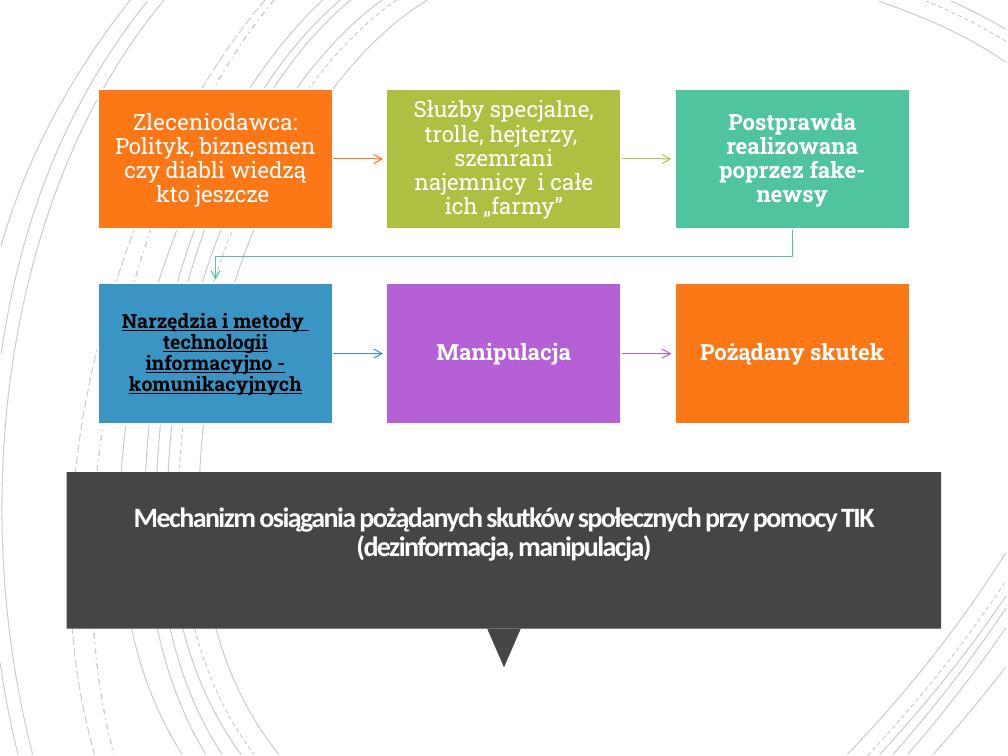
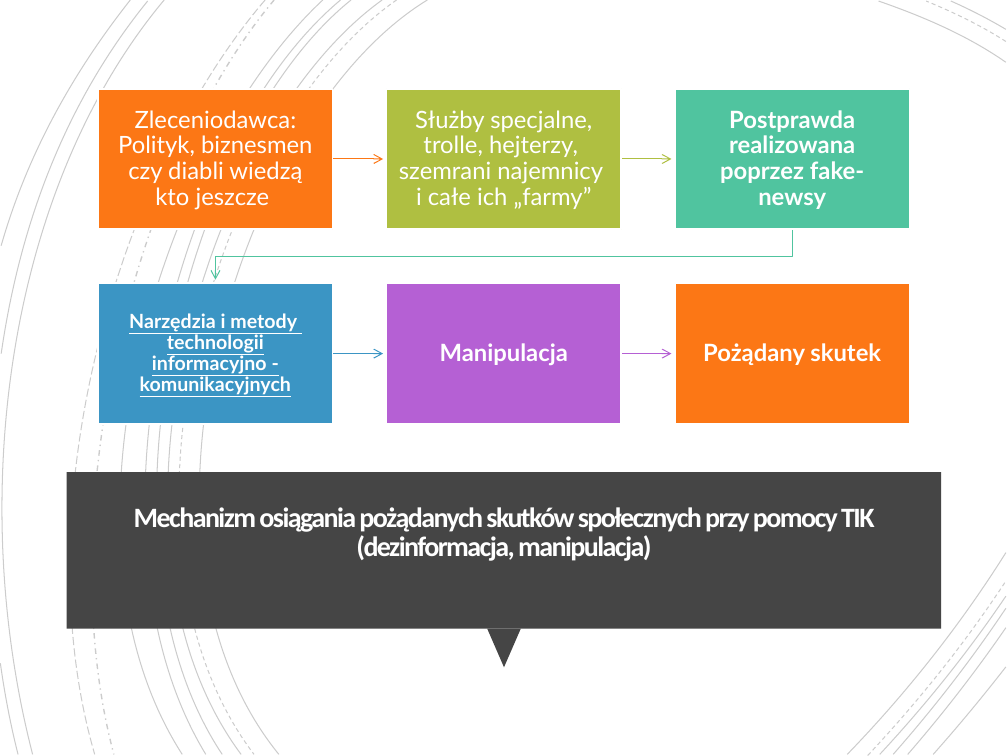
Before and after one commit to blackbat13/cs-lut, a slide deck: slide 7 of Inne/Fake News.pptx. Drawn at 1008x756 pixels with LibreOffice and Linux fonts; fonts in the diff are those of the drawing. Boxes give left, top, right and bottom in pixels: in the first picture for what was removed or moved away, otherwise in the second. Text is boxed around its words. In the diff, an @@ line names an element or a change of style, - is before the commit and + after.

```diff
--- a/Inne/Fake News.pptx
+++ b/Inne/Fake News.pptx
@@ text "Narzędzia i metody technologii informacyjno ..." at (x1=129, y1=313, x2=297, y2=395): font Roboto Slab to Lato, text colour #000000 to #FFFFFF @@
@@ size 16 to 17 pt, font Roboto Slab to Lato in 5 elements at (x1=118, y1=110, x2=313, y2=210), (x1=399, y1=110, x2=603, y2=209), (x1=720, y1=110, x2=864, y2=209), (x1=440, y1=343, x2=568, y2=366), (x1=703, y1=343, x2=881, y2=365) @@
```
Also in this commit, not shown: 26 other slides changed, 7 other files.
